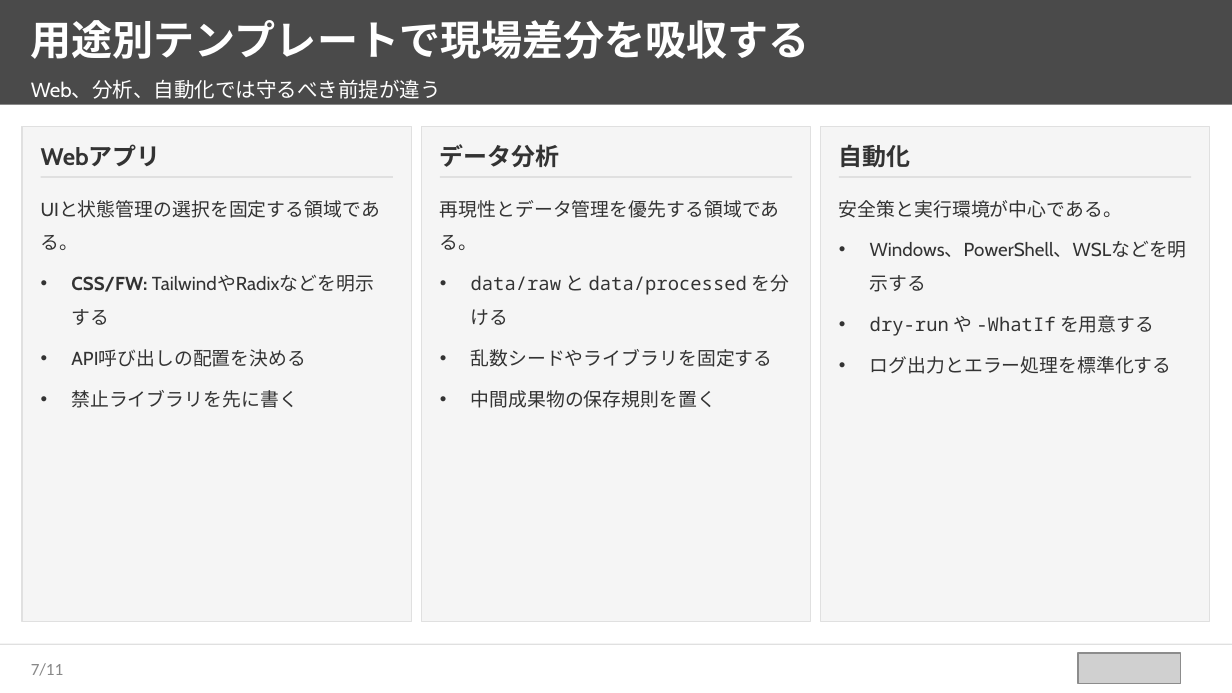
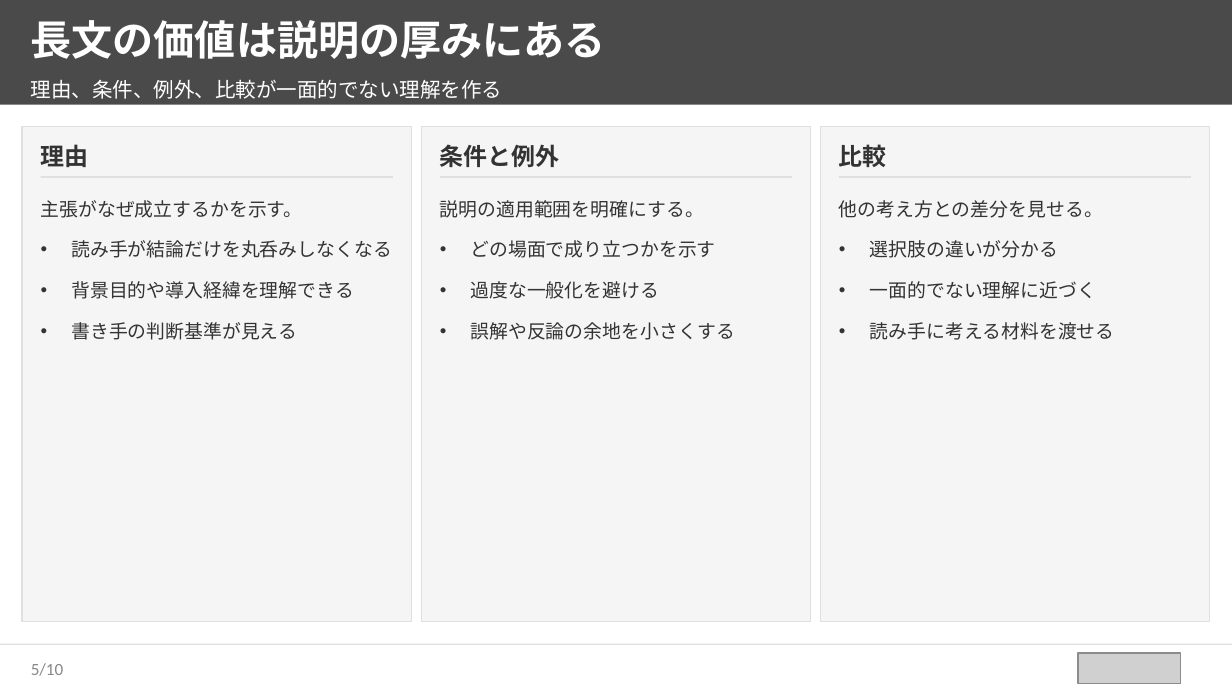
Before and after one commit to takuya109048/html2pptx, a slide deck: slide 6 of sample_source_deck.pptx (slide 8 before the commit). Drawn at 1232x693 pixels with LibreOffice and Linux fonts; fonts in the diff are those of the drawing; grey boxes stand for pictures. Boxes give left, top, right and bottom in pixels: in the first picture for what was removed or moved away, otherwise in the second. Text is boxed around its words. In the diff, an @@ line names an element or a change of style, - is before the commit and + after.

```diff
--- a/sample_source_deck.pptx
+++ b/sample_source_deck.pptx
@@ text at (x1=31, y1=20, x2=606, y2=59): text changed @@
-用途別テンプレートで現場差分を吸収する
+長文の価値は説明の厚みにある
@@ text at (x1=31, y1=79, x2=503, y2=99): text changed @@
-Web、分析、自動化では守るべき前提が違う
+理由、条件、例外、比較が一面的でない理解を作る
@@ text at (x1=41, y1=144, x2=89, y2=167): text changed; font Cabin to Calibri @@
-Webアプリ
+理由
@@ text at (x1=440, y1=144, x2=560, y2=167): text changed @@
-データ分析
+条件と例外
@@ text at (x1=839, y1=144, x2=887, y2=167): text changed @@
-自動化
+比較
@@ text at (x1=41, y1=200, x2=392, y2=340): text changed @@
-UIと状態管理の選択を固定する領域である。
-• CSS/FW: TailwindやRadixなどを明示する
-• API呼び出しの配置を決める
-• 禁止ライブラリを先に書く
+主張がなぜ成立するかを示す。
+• 読み手が結論だけを丸呑みしなくなる
+• 背景目的や導入経緯を理解できる
+• 書き手の判断基準が見える
@@ text at (x1=440, y1=200, x2=735, y2=340): text changed @@
-再現性とデータ管理を優先する領域である。
-• data/raw と data/processed を分ける
-• 乱数シードやライブラリを固定する
-• 中間成果物の保存規則を置く
+説明の適用範囲を明確にする。
+• どの場面で成り立つかを示す
+• 過度な一般化を避ける
+• 誤解や反論の余地を小さくする
@@ text at (x1=839, y1=200, x2=1115, y2=340): text changed @@
-安全策と実行環境が中心である。
-• Windows、PowerShell、WSLなどを明示する
-• dry-run や -WhatIf を用意する
-• ログ出力とエラー処理を標準化する
+他の考え方との差分を見せる。
+• 選択肢の違いが分かる
+• 一面的でない理解に近づく
+• 読み手に考える材料を渡せる
@@ page number at (x1=31, y1=663, x2=64, y2=676): text changed @@
-7/11
+5/10
```
Also in this commit, not shown: 5 other slides changed, 4 slides added, 5 slides removed, 5 other files.
